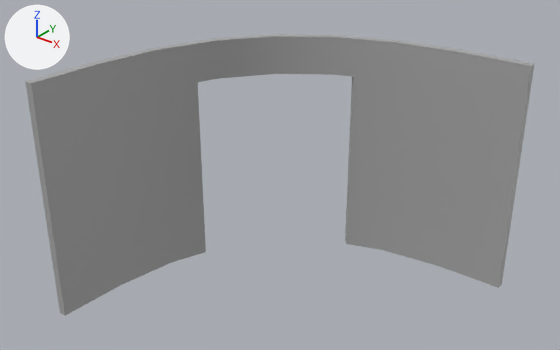
Before and after pictures for a commit that changed the FBX model UnityProjects/HoH/Assets/_Project/Art/Models/structure_doorcurved.fbx.
Camera for both pictures: a 50 mm lens placed at (7.07, -4.48, 5.72), pointed at (1.85, 2.05, 1.68). Arrows for +X, +Y and +Z are at upper left; the lights stay in place. The older version comes first. Where no turn or scale is listed for an object, it has been applied to the vertices.

Names of what the first picture shows: 'doorcurved_wall'.
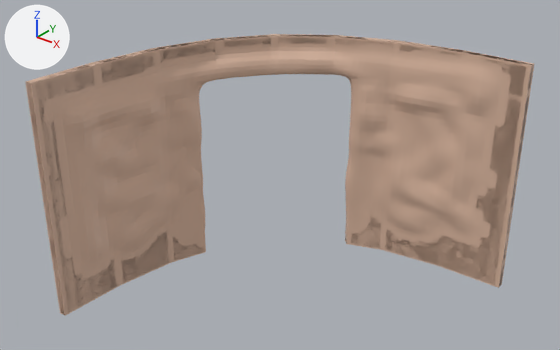
The edits, one by one:
Picture 'Trimsheet_WIP.png' (img_trimsheet_wip_png) is new.
Material 'WIP' (mat_wip) is new.
Its texture is img_trimsheet_wip_png.
me_mesh is used by ob_doorcurved_wall; location (0.0, 0.0, 0.0).
me_mesh had 101 vertices, 79 faces and spanned x 0.0..4.0, y 0.0..4.0, z 0.0..3.0.
me_mesh now has 162 vertices, 160 faces and spans x 0.0..4.0, y 0.0..4.0, z 0.0..3.0.
Part 1, on me_mesh:
6 vertices are removed from x 0.1..4.0, y 0.0..3.9, z 2.25.
29 faces are deleted.
2 vertices move from x 0.12..3.13, y 0.87..3.88, z 2.25 to x 0.12..3.13, y 0.87..3.88, z 2.5.
6 vertices are added at (0.42, 2.16, 2.62), (1.84, 3.58, 2.62), (1.76, 3.65, 2.62), (0.35, 2.24, 2.62), (0.0, 0.0, 1.88), (0.35, 2.24, 1.86).
9 new vertices lie (0.0, 0.0, -0.38) away from vertices in x 0.0..4.0, y 0.0..4.0, z 3.0.
10 new vertices lie (0.0, 0.0, -0.12) away from vertices in x 0.0..4.0, y 0.0..4.0, z 2.62.
7 new vertices lie (0.0, 0.0, 0.37) away from vertices in x 0.02..4.0, y 0.87..4.0, z 0.0.
8 new vertices lie (0.0, 0.0, 0.38) away from vertices in x 0.0..4.0, y 0.0..4.0, z 0.0..0.37.
8 new vertices lie (0.0, 0.0, 0.37) away from vertices in x 0.0..4.0, y 0.0..4.0, z 0.38..0.75.
7 new vertices lie (0.0, 0.0, 0.38) away from vertices in x 0.02..4.0, y 0.87..4.0, z 1.12.
7 new vertices lie (0.0, 0.0, 0.37) away from vertices in x 0.0..4.0, y 0.0..4.0, z 0.75..1.5.
5 new vertices lie (0.0, 0.0, 0.38) away from vertices in x 0.0..1.84, y 0.0..3.65, z 1.12..2.62.
110 new faces join them.
me_mesh part 2: 50 faces spanning x 0.0..4.0, y 0.0..4.0, z 0.0..3.0 switch from mat_standardsurface1 (grey #aaaaaa) to mat_wip (picture img_trimsheet_wip_png).
Mesh me_mesh_1 is new.
It has 20476 vertices, 20474 faces and spans x -0.05..4.0, y 0.0..4.08, z 0.0..3.0.
It uses material mat_wip (picture img_trimsheet_wip_png).
Object 'doorcurved_LOD0' (ob_doorcurved_lod0) is new; it shows me_mesh_1.
Its location is (0.0, 0.0, 0.0).

Pixel boxes [x1, y1, x2, y2] of what changed, in the pictures (560 x 350 px):
'doorcurved_LOD0', added (beige)
    after: [27, 35, 533, 316]
part 1 of me_mesh, built on
    before: [25, 35, 534, 316]
    after: [25, 35, 534, 314]
part 2 of me_mesh, recoloured
    both: [26, 34, 533, 316]
